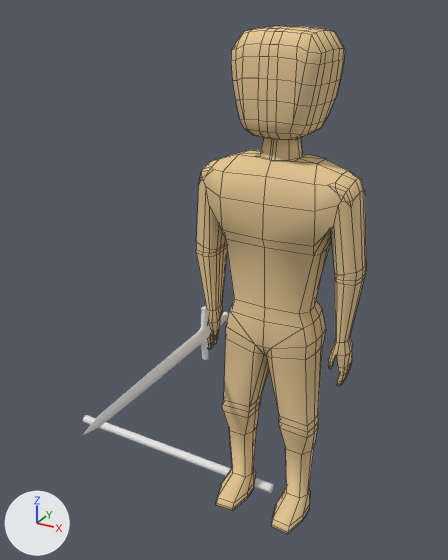
The Blender file Models3D/Blender/PlayerBody-1.blend, before and after one commit.
Before and after are seen from a 50 mm camera at (4.03, -9.4, 9.23) aimed at (-0.7, -0.81, 4.93). Every picture has the same lights, and +X, +Y and +Z are marked at lower left. Mesh edges are drawn as thin lines on the coarser meshes.

Script lines for the objects in view, before the commit:
```python
mat_material = diffuse_material('Material')
mat_material.base_color = (0.8, 0.588, 0.311)  # beige #e7ca97
me_body = bpy.data.meshes.new('Body')
me_body.from_pydata(...)  # 802 vertices, 806 faces; spans x -1.53..1.53, y -0.98..0.73, z 0.0..8.97
me_body.polygons.foreach_set('use_smooth', [True] * 806)
me_body.materials.append(mat_material)  # its picture is missing
me_cube_001 = bpy.data.meshes.new('Cube.001')
me_cube_001.from_pydata(...)  # 400 vertices, 362 faces; spans x -1.32..-1.19, y -3.99..0.32, z 3.05..4.18
me_cube_001.polygons.foreach_set('use_smooth', [True] * 362)
me_cube_001.materials.append(mat_material_002)  # its picture is missing
me_cylinder = bpy.data.meshes.new('Cylinder')
me_cylinder.from_pydata(...)  # a 32-sided cylinder along x spanning x -5.02..0.0, y -0.09..0.09, z -0.09..0.09
me_cylinder.materials.append(mat_standard)  # white #e7e7e7
ob_body = bpy.data.objects.new('Body', me_body)
ob_body.location = (0.0, 0.0, 0.0)
ob_sword = bpy.data.objects.new('Sword', me_cube_001)
ob_sword.location = (0.0, 0.0, 0.0)
ob_swordcollisionmesh = bpy.data.objects.new('swordCollisionMesh', me_cylinder)
ob_swordcollisionmesh.location = (0.0, 0.0, 0.0)
```
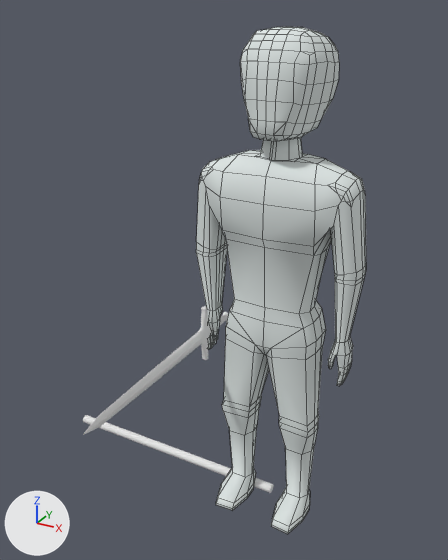
Edits to the scene script, one JSON object a line:
```json
{"op": "set", "path": "mat_material.base_color", "old": "(0.8, 0.588, 0.311)", "new": "(0.745, 0.8, 0.789)", "note": "beige #e7ca97 -> white #e0e7e6"}
{"block": "me_body", "where": "# used by ob_body; location = (0.0, 0.0, 0.0)"}
{"op": "remove", "block": "me_body", "code": "me_body.from_pydata(...)  # 802 vertices, 806 faces; spans x -1.53..1.53, y -0.98..0.73, z 0.0..8.97"}
{"op": "add", "block": "me_body", "code": "me_body.from_pydata(...)  # 808 vertices, 828 faces; spans x -1.53..1.53, y -0.98..0.73, z 0.0..8.96"}
{"block": "me_body", "change": "me_body part 1"}
{"block": "me_body", "change": "39 vertices are removed from x -0.75..0.75, y -0.76..0.5, z 7.35..8.94"}
{"block": "me_body", "change": "96 faces are deleted"}
{"block": "me_body", "change": "3 vertices in x -0.15..0.15, y -0.15, z 8.97 move by (0.0, 0.29, -0.02)"}
{"block": "me_body", "change": "3 vertices in x -0.14..0.14, y -0.56, z 7.37 move by (0.0, -0.14, 0.0)"}
{"block": "me_body", "change": "156 vertices move from x -0.77..0.77, y -0.76..0.73, z 7.36..8.97 to x -0.71..0.71, y -0.79..0.73, z 7.27..8.96"}
{"block": "me_body", "change": "45 vertices are added at x -0.6..0.6, y -0.79..0.47, z 7.28..8.86"}
{"block": "me_body", "change": "118 new faces join them"}
```

Boxes (x1, y1, x2, y2) around the edits, measured in the pictures (448 x 560 px; the box of a moved part takes in the faces that stretch with it):
```json
{"object": "Body", "change": "recoloured, reshaped", "before": [196, 26, 366, 534], "after": [196, 27, 366, 534], "on screen": "beige to white"}
{"part": 1, "of": "me_body", "change": "moved or reshaped", "before": [231, 26, 345, 158], "after": [240, 27, 339, 158]}
```
